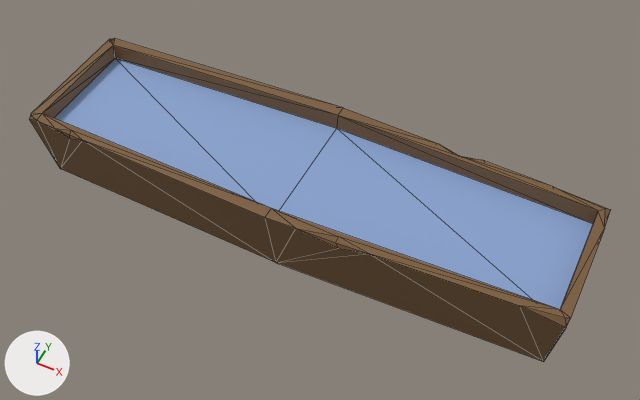
The FBX model CraneGame/Crane And Farmer/Assets/CraneGame/Props/stuffs/Mesh_Props_Water_02.FBX: old version first, new version second.
Camera for both pictures: a camera (50 mm lens) standing at (-2.351, -1.673, 2.193) and looking at (-3.185, -0.005, 0.108). The lights are fixed; the arrows at lower left show +X, +Y and +Z. Mesh edges are drawn as thin lines. Where no turn or scale is listed for an object, it has been applied to the vertices.

Objects in the first picture: 'Mesh_Props_Water_02'.
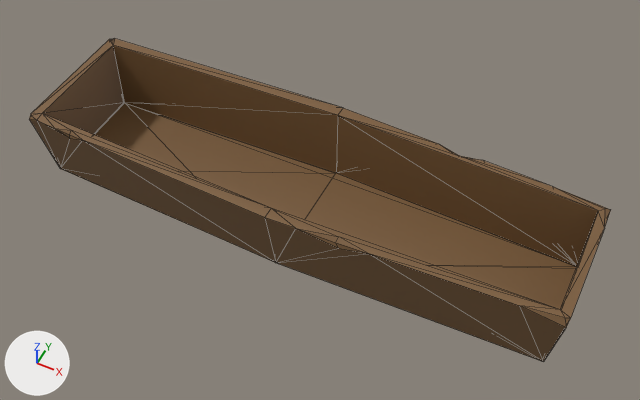
The newer file is also turned or shifted as a whole; pictures and numbers use the older file's frame.

Boxes [x1, y1, x2, y2] around the edits, measured in the pictures (640 x 400 px; the box of a moved part takes in the faces that stretch with it):
```json
{"part": 1, "of": "me_mesh", "change": "moved or reshaped", "before": [44, 46, 597, 310], "after": [44, 46, 597, 361]}
{"part": 2, "of": "me_mesh", "change": "surface changed", "before": [55, 58, 254, 201], "after": [94, 103, 194, 176]}
```

The change, as JSON lines over the scene's bpy script:
```json
{"block": "me_mesh", "where": "me_mesh.from_pydata(...)  # 51 vertices, 98 faces; spans x -0.88..0.88, y -0.26..0.26, z 0.0..0.26"}
{"block": "me_mesh", "where": "# used by ob_mesh_props_water_02; location = (-3.235, 0.0, 0.0)"}
{"block": "me_mesh", "where": "# before: 13 (0.85, -0.19, 0.21), 14 (0.0, -0.22, 0.21), 16 (-0.85, 0.19, 0.21) at pixel (115, 58), 17 (0.0, 0.22, 0.21) at pixel (336, 128), 20 (-0.85, -0.19, 0.21)"}
{"block": "me_mesh", "where": "# before: 21 (0.85, 0.19, 0.21) at pixel (593, 223)"}
{"block": "me_mesh", "change": "me_mesh part 1"}
{"op": "add", "block": "me_mesh", "code": "for i in [13, 14, 16, 17, 20, 21]: me_mesh.vertices[i].co += Vector((0.0, 0.0, -0.21))"}
{"block": "me_mesh", "change": "me_mesh part 2: 1 kept faces spanning x -0.85..0.0, y -0.22..0.19, z 0.0 get new texture (UV) coordinates"}
```
